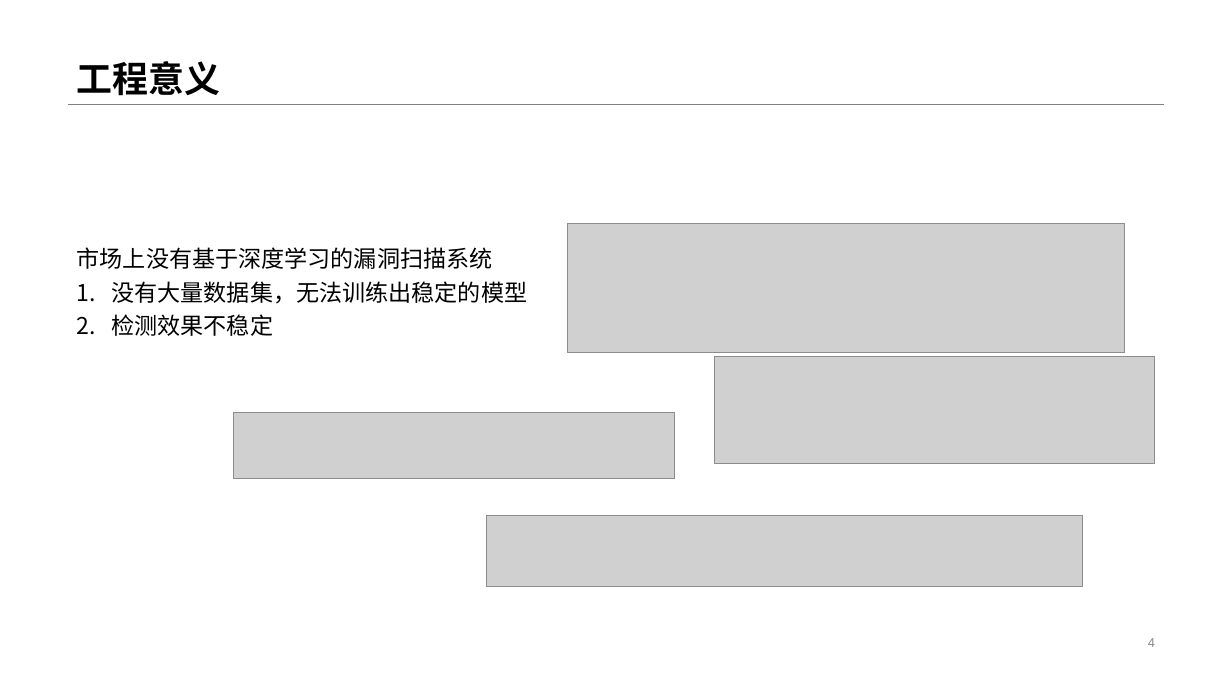
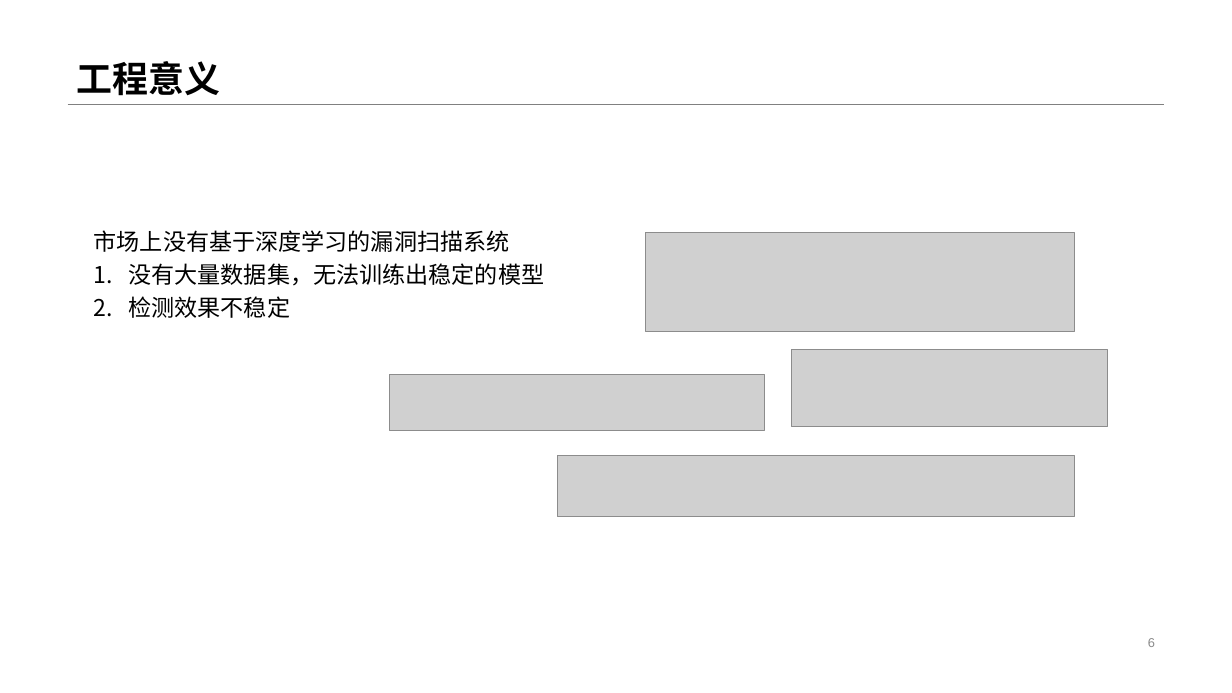
Before and after one commit to Anemone95/MLDetectVuln, a slide deck: slide 6 of 开题/基于深度学习的漏洞扫描系统.pptx (slide 4 before the commit). Drawn at 1232x693 pixels with LibreOffice and Linux fonts; fonts in the diff are those of the drawing; grey boxes stand for pictures. Boxes give left, top, right and bottom in pixels: in the first picture for what was removed or moved away, otherwise in the second. Text is boxed around its words. In the diff, an @@ line names an element or a change of style, - is before the commit and + after.

```diff
--- a/开题/基于深度学习的漏洞扫描系统.pptx
+++ b/开题/基于深度学习的漏洞扫描系统.pptx
@@ text "市场上没有基于深度学习的漏洞扫描系统": place and size @@
-text "市场上没有基于深度学习的漏洞扫描系统" at bbox=[77, 247, 527, 336]
+text "市场上没有基于深度学习的漏洞扫描系统" at bbox=[94, 230, 544, 318]
@@ picture: place and size @@
-picture at bbox=[567, 224, 1125, 353]
+picture at bbox=[646, 232, 1075, 331]
@@ picture: place and size @@
-picture at bbox=[714, 357, 1155, 464]
+picture at bbox=[791, 350, 1108, 427]
@@ picture: place and size @@
-picture at bbox=[234, 413, 675, 479]
+picture at bbox=[389, 374, 764, 431]
@@ picture: place and size @@
-picture at bbox=[486, 516, 1082, 587]
+picture at bbox=[557, 456, 1074, 518]
@@ page number at bbox=[1148, 638, 1155, 647]: text changed @@
-4
+6
```
Also in this commit, not shown: 6 other slides changed, 2 slides added, 1 slide removed, 12 other files.
